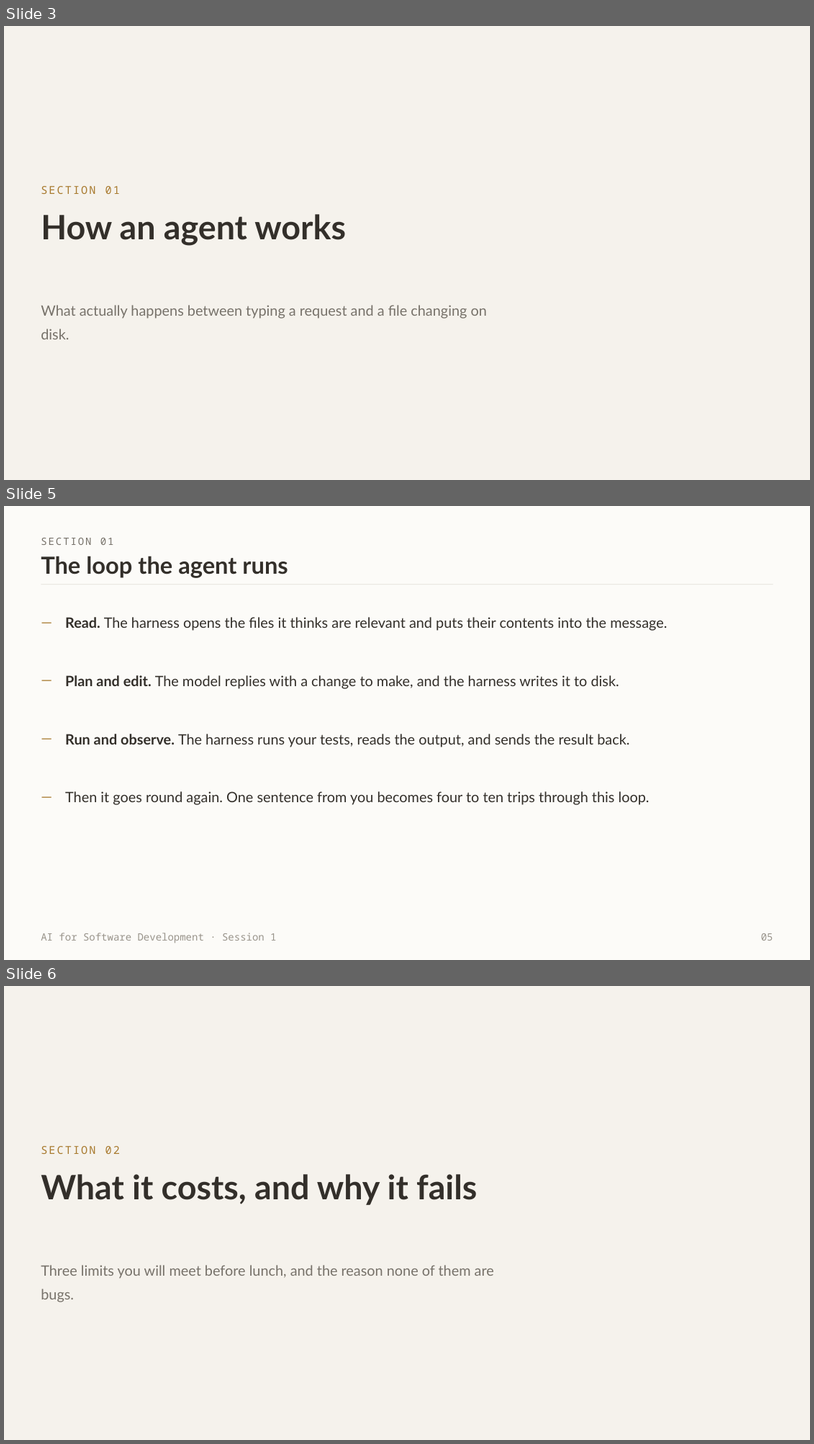
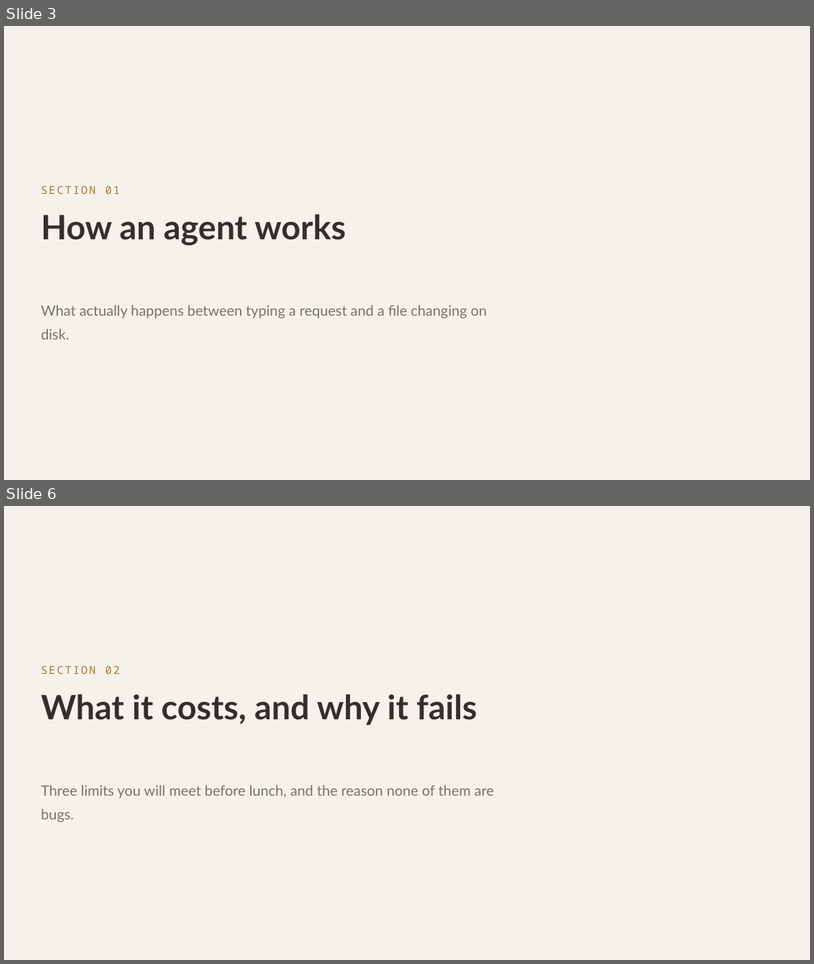
Before and after one commit to witchapong/ai-for-software-dev, a slide deck: slides/Session 1 - Meet Your Agent.pptx. Shown one above the other, each under a label of ours: slides 3, 5 and 6 before the commit, slides 3 and 6 after it; the slides between them are not shown. The pictures are 814x1444 and 814x964 pixels, drawn with LibreOffice and Linux fonts; fonts in the diff are those of the drawing. Boxes give left, top, right and bottom in pixels: in the first picture for what was removed or moved away, otherwise in the second. Text is boxed around its words. In the diff, an @@ line names an element or a change of style, - is before the commit and + after.

```diff
--- a/slides/Session 1 - Meet Your Agent.pptx
+++ b/slides/Session 1 - Meet Your Agent.pptx
@@ slide 5 removed at (x1=4, y1=506, x2=810, y2=960), background #FCFBF8 @@
@@ text removed at (x1=41, y1=538, x2=114, y2=545) @@
-SECTION 01
@@ text removed at (x1=41, y1=556, x2=288, y2=578) @@
-The loop the agent runs
@@ rectangle removed at (x1=41, y1=584, x2=774, y2=584) @@
@@ text removed at (x1=41, y1=606, x2=54, y2=627) @@
-—
@@ text removed at (x1=65, y1=617, x2=667, y2=631) @@
-Read. The harness opens the files it thinks are relevant and puts their contents into the message.
@@ text removed at (x1=41, y1=664, x2=54, y2=686) @@
-—
@@ text removed at (x1=65, y1=675, x2=620, y2=689) @@
-Plan and edit. The model replies with a change to make, and the harness writes it to disk.
@@ text removed at (x1=41, y1=723, x2=54, y2=744) @@
-—
@@ text removed at (x1=65, y1=734, x2=630, y2=747) @@
-Run and observe. The harness runs your tests, reads the output, and sends the result back.
@@ text removed at (x1=41, y1=780, x2=54, y2=802) @@
-—
@@ text removed at (x1=65, y1=791, x2=650, y2=805) @@
-Then it goes round again. One sentence from you becomes four to ten trips through this loop.
@@ text removed at (x1=41, y1=932, x2=276, y2=942) @@
-AI for Software Development · Session 1
@@ text removed at (x1=761, y1=933, x2=774, y2=940) @@
-05
```
Also in this commit, not shown: 7 slides changed, 2 slides added, 7 other files.
